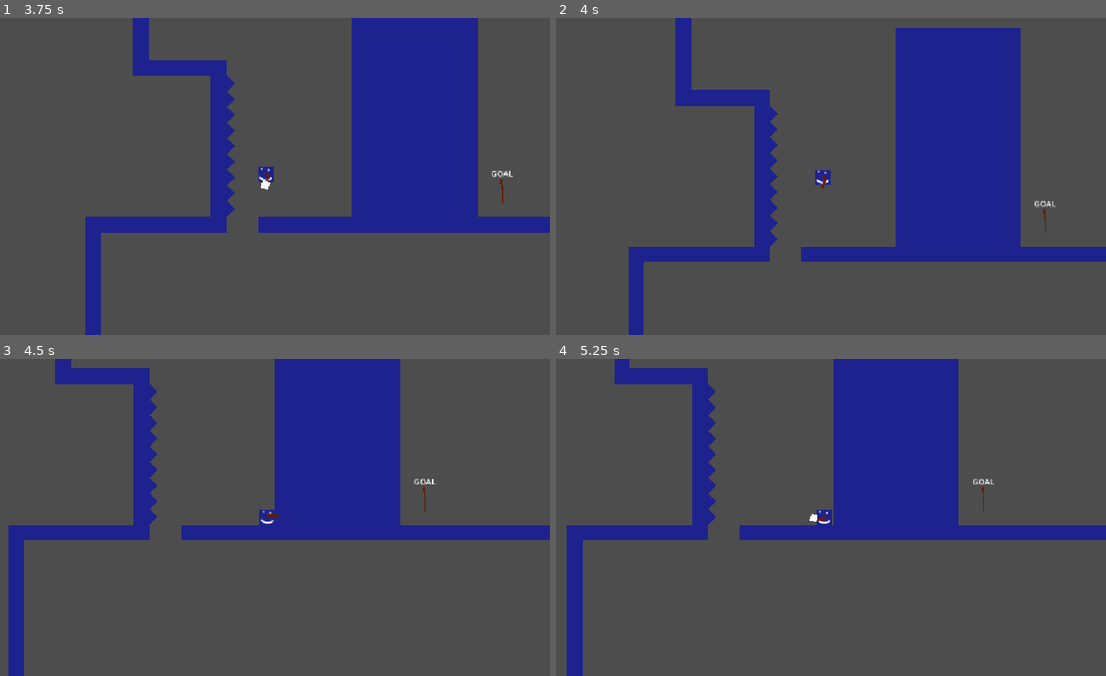
Above: before the commit, frames 1-4 (two rows, left to right).
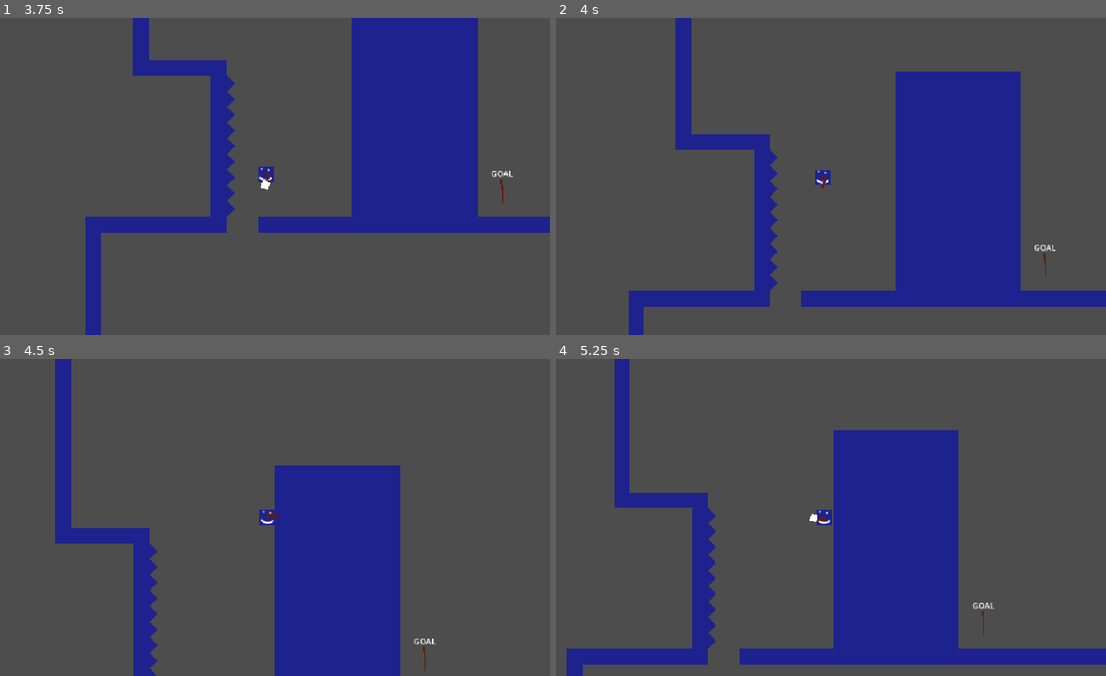
Above: after the commit, the same moments.

Repository: ejoit/Shooter-Game
Game: Godot game, scene res://Scenes/tile_screen.tscn
Same seed, same stepped clock (60 frames per second), same inputs: the game is played once before the commit and once after it.
Inputs (mouse positions are in pixels of both pictures, inside the frame that each line leads up to):
- Up to frame 1 (3.75 s): click "START" at 0.5 s; tap Enter (ui_accept) at 1.25, 1.35, 1.52, 1.82, 2.27, 2.3, 2.57, 2.85 s; move the mouse to (390, 160) at 1.27 s; hold Right (ui_right) 1.28-2.78 s; move the mouse to (154, 192) at 2.02 s; click (154, 192) at 2.1 s; move the mouse to (324, 106) at 2.77 s; hold Left (ui_left) 2.78-3.53 s; move the mouse to (242, 239) at 3.52 s; hold Right (ui_right) from 3.53 s (still down); click (242, 239) at 3.6 s
- Up to frame 2 (4 s): keep holding Right (ui_right); tap Enter (ui_accept) at 3.77, 3.8 s
- Up to frame 3 (4.5 s): keep holding Right (ui_right); tap Enter (ui_accept) at 4.07, 4.35 s; move the mouse to (434, 565) at 4.27 s
- Up to frame 4 (5.25 s): tap Enter (ui_accept) at 4.52, 4.82 s; move the mouse to (655, 469) at 5.02 s; release Right (ui_right) at 5.03 s; hold Left (ui_left) from 5.03 s (still down); click (655, 469) at 5.1 s

Frame 1 is identical in both runs. In frame 2, 15% of the frame differs, in the area x 13-100%, y 3-92%; in frame 3, 27%, in the area x 1-100%, y 0-100%; in frame 4, 27%.

Commit message:
Fix velocity assignment for jumping logic

Diff:
--- a/Scripts/player.gd
+++ b/Scripts/player.gd
@@ -76,7 +76,7 @@
 
 
 	if Input.is_action_just_released("ui_accept") and is_on_floor():
-		velocity.y = JUMP_VELOCITY / 3
+		velocity.y += JUMP_VELOCITY / 3
 
 
 	if Input.is_action_just_pressed("ui_cancel"):
@@ -84,7 +84,7 @@
 	# Jumpb
 	if Input.is_action_just_pressed("ui_accept") and (is_on_floor() or (is_on_wall() and wall_jump == true) or coyote_timer >=0) :
 		wall_jump = false
-		velocity.y = JUMP_VELOCITY
+		velocity.y += JUMP_VELOCITY
 		coyote_timer = 0
 
 	if Input.is_action_just_pressed("fire") and air_shot >= 0 and cooldown_ready == true:
